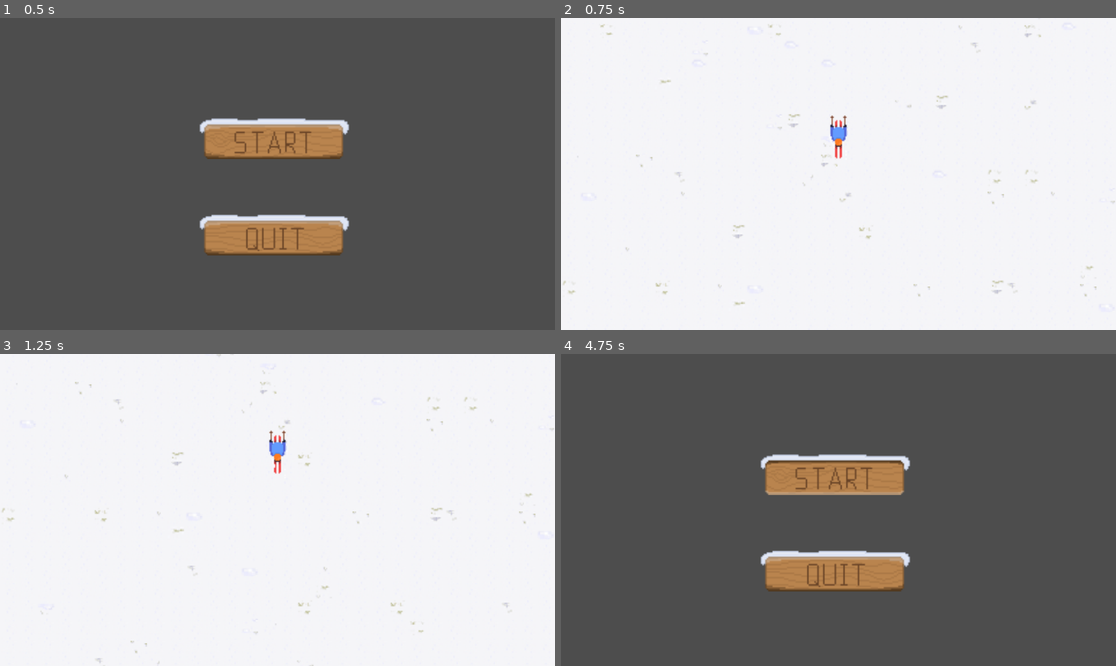
Above: before the commit, frames 1-4 (two rows, left to right).
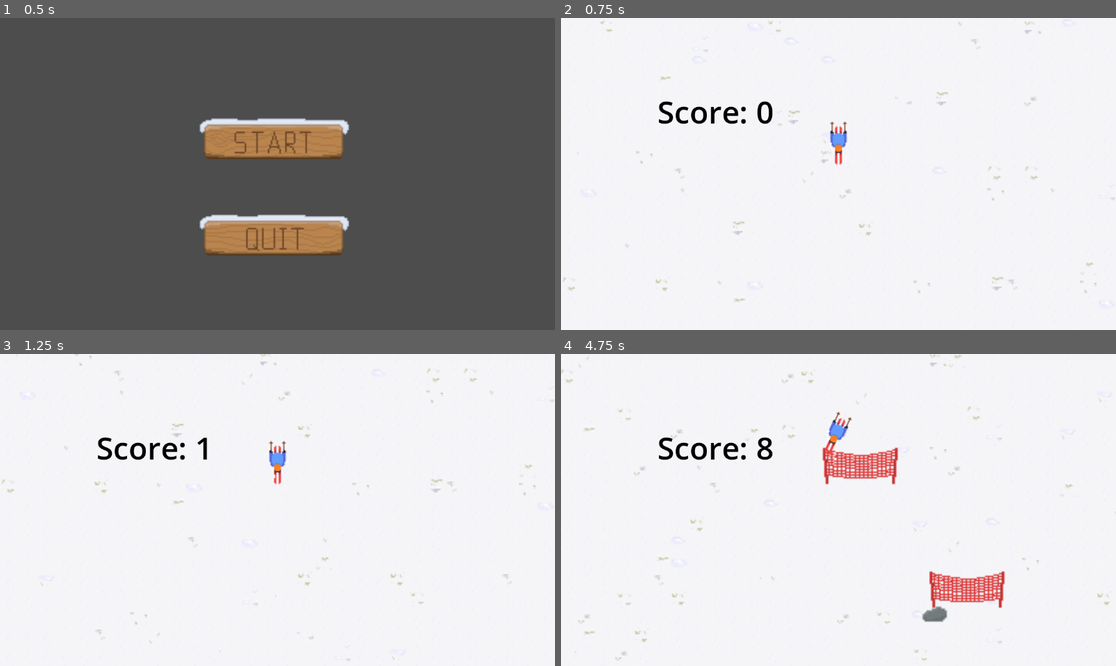
Above: after the commit, the same moments.

Repository: allsers/2dsteep
Game: Godot game, scene res://main_menu.tscn
Same seed, same stepped clock (60 frames per second), same inputs: the game is played once before the commit and once after it.
Inputs (mouse positions are in pixels of both pictures, inside the frame that each line leads up to):
- Up to frame 1 (0.5 s): no input
- Up to frame 2 (0.75 s): click (838, 136) at 0.5 s
- Up to frame 3 (1.25 s): no input
- Up to frame 4 (4.75 s): hold D (move_right) 1.28-2.03 s; hold A (move_left) 2.03-2.78 s; hold D (move_right) 2.78-4.28 s; hold A (move_left) from 4.28 s (still down)

Frame 1 is identical in both runs. In frame 2, 1.5% of the frame differs, in the area x 0-100%, y 0-92%; in frame 3, 1.5%; in frame 4, 100%, in the area x 0-100%, y 0-100%.

Commit message:
Implement score + some changes

Diff:
--- /dev/null
+++ b/hud.gd
@@ -0,0 +1,18 @@
+extends CanvasLayer
+
+var player: Node2D
+
+
+
+func display_text(score_val):
+	$score_display.text = "Score: " + str(score_val)
+
+# Called when the node enters the scene tree for the first time.
+func _ready() -> void:
+	player = get_parent().get_node("Player")
+
+
+
+# Called every frame. 'delta' is the elapsed time since the previous frame.
+func _process(delta: float) -> void:
+	display_text(round(player.score/100))
--- /dev/null
+++ b/hud.tscn
@@ -0,0 +1,13 @@
+[gd_scene load_steps=2 format=3 uid="uid://oedp1xfbsurp"]
+
+[ext_resource type="Script" path="res://hud.gd" id="1_jpvfm"]
+
+[node name="HUD" type="CanvasLayer"]
+script = ExtResource("1_jpvfm")
+
+[node name="score_display" type="Label" parent="."]
+offset_right = 146.0
+offset_bottom = 84.0
+theme_override_colors/font_color = Color(0, 0, 0, 1)
+theme_override_font_sizes/font_size = 64
+text = "owo"
--- a/net.gd
+++ b/net.gd
@@ -19,5 +19,8 @@
 
 
 func _on_body_entered(body: Node2D) -> void:
+	print("Score: ", round(get_node("../../Player").score/100))
+	get_node("../../Player").current_ski_velocity = 0
+	get_node("../../Player").SPEED_X = 0
+	await get_tree().create_timer(3).timeout
 	get_tree().change_scene_to_file("res://main_menu.tscn")
-	print("Score: ", round(get_node("../../Player").score))
--- a/player.gd
+++ b/player.gd
@@ -2,9 +2,9 @@
 
 var score = 0
 
-const SPEED = 200.0
-const SKI_VELOCITY = 150.0
-const MAX_SKI_VELOCITY = 500.0
+var SPEED_X = 175.0
+const SKI_VELOCITY = 200.0
+const MAX_SKI_VELOCITY = 600.0
 var current_ski_velocity = SKI_VELOCITY
 
 # Rotation variable to hold the current rotation
@@ -15,12 +15,12 @@
 	score += current_ski_velocity * delta
 
 	# Handle jump.
-	current_ski_velocity = min(current_ski_velocity + delta * 5, MAX_SKI_VELOCITY)
+	current_ski_velocity = min(current_ski_velocity + delta * 7, MAX_SKI_VELOCITY)
 	velocity.y = current_ski_velocity
 
 	# Horizontal movement
 	var direction := Input.get_axis("move_left", "move_right")
-	velocity.x = direction * SPEED
+	velocity.x = direction * SPEED_X
 
 	move_and_slide()
 	update_animation(direction)  # Pass direction to update animation
@@ -34,9 +34,9 @@
 
 	# Determine target rotation based on direction
 	if direction < 0:
-		target_rotation = deg_to_rad(30)  # Rotate left
+		target_rotation = deg_to_rad(25)  # Rotate left
 	elif direction > 0:
-		target_rotation = deg_to_rad(-30)  # Rotate right
+		target_rotation = deg_to_rad(-25)  # Rotate right
 	else:
 		target_rotation = 0.0  # No rotation when not moving horizontally
 
--- a/world.tscn
+++ b/world.tscn
@@ -1,10 +1,11 @@
-[gd_scene load_steps=8 format=3 uid="uid://bsl0betv8541g"]
+[gd_scene load_steps=9 format=3 uid="uid://bsl0betv8541g"]
 
 [ext_resource type="Script" path="res://world.gd" id="1_5qkml"]
 [ext_resource type="PackedScene" uid="uid://bavd3f8112vwq" path="res://player.tscn" id="1_b4grr"]
 [ext_resource type="Script" path="res://CameraController.gd" id="1_oxcl1"]
 [ext_resource type="PackedScene" uid="uid://ciewbnl60gtdy" path="res://tile_map.tscn" id="4_cygq3"]
 [ext_resource type="Texture2D" uid="uid://bmwc8jyal2cqt" path="res://Assets/snow.png" id="5_4n3gt"]
+[ext_resource type="PackedScene" uid="uid://oedp1xfbsurp" path="res://hud.tscn" id="6_tnd1k"]
 
 [sub_resource type="TileSetAtlasSource" id="TileSetAtlasSource_41ms0"]
 texture = ExtResource("5_4n3gt")
@@ -55,4 +56,8 @@
 wait_time = 0.7
 autostart = true
 
+[node name="HUD" parent="." instance=ExtResource("6_tnd1k")]
+offset = Vector2(200, 150)
+transform = Transform2D(1, 0, 0, 1, 200, 150)
+
 [connection signal="timeout" from="Timer" to="." method="_on_timer_timeout"]
Not shown, changed: .DS_Store
